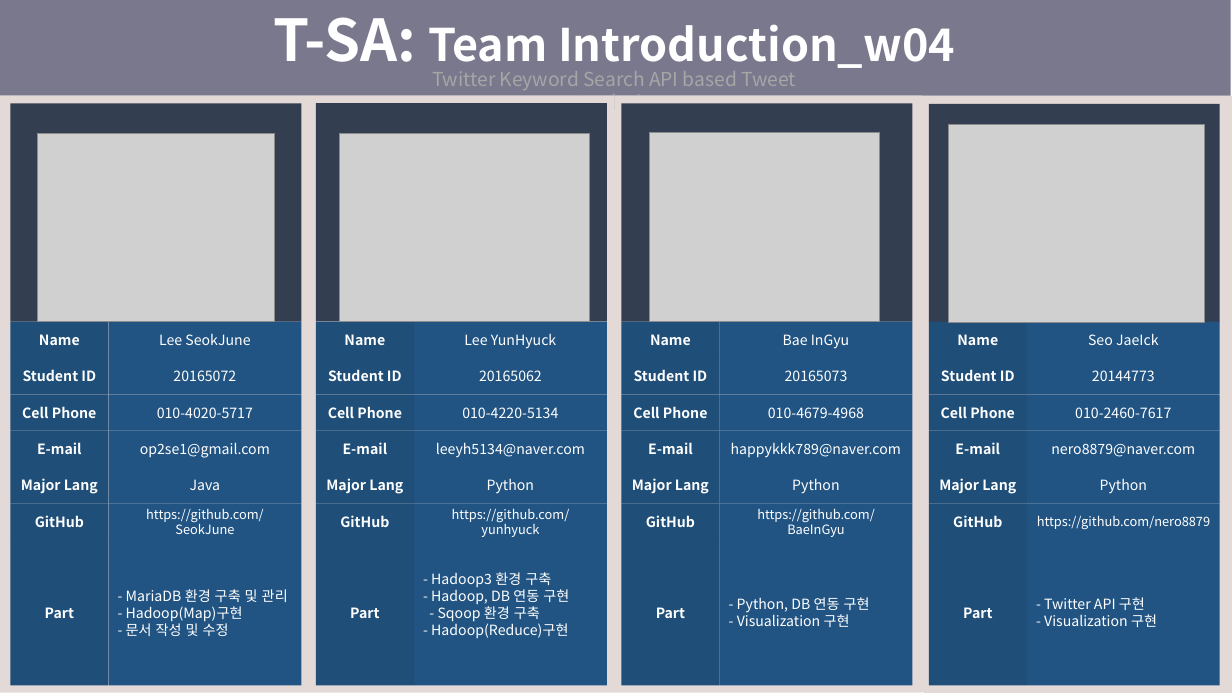
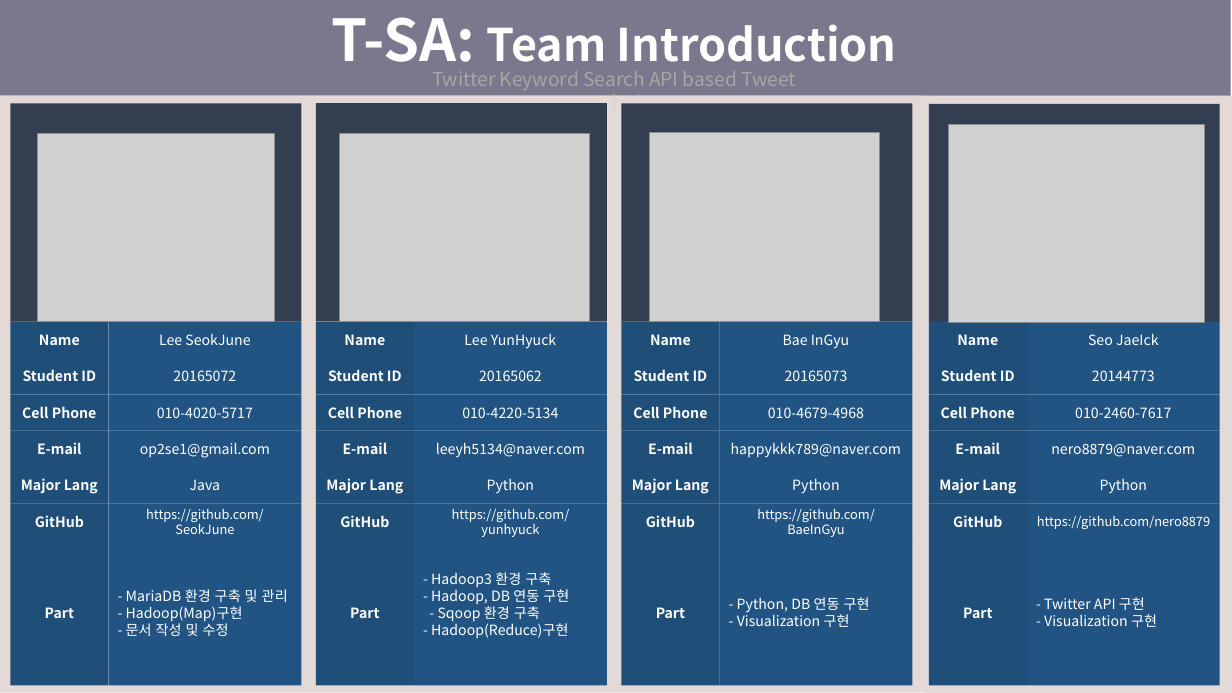
Before and after one commit to SeokJune/BigData_VI_T-SA, a slide deck: slide 3 of 00.Doc/제출용 문서/4조_브이아이.pptx (slide 4 before the commit). Drawn at 1232x693 pixels with LibreOffice and Linux fonts; fonts in the diff are those of the drawing; grey boxes stand for pictures. Boxes give left, top, right and bottom in pixels: in the first picture for what was removed or moved away, otherwise in the second. Text is boxed around its words. In the diff, an @@ line names an element or a change of style, - is before the commit and + after.

```diff
--- a/00.Doc/제출용 문서/4조_브이아이.pptx
+++ b/00.Doc/제출용 문서/4조_브이아이.pptx
@@ text in rectangle at [332, 17, 897, 77]: text changed @@
-T-SA: Team Introduction_w04
+T-SA: Team Introduction
```
Also in this commit, not shown: 12 other slides changed, 24 slides added, 4 slides removed.
